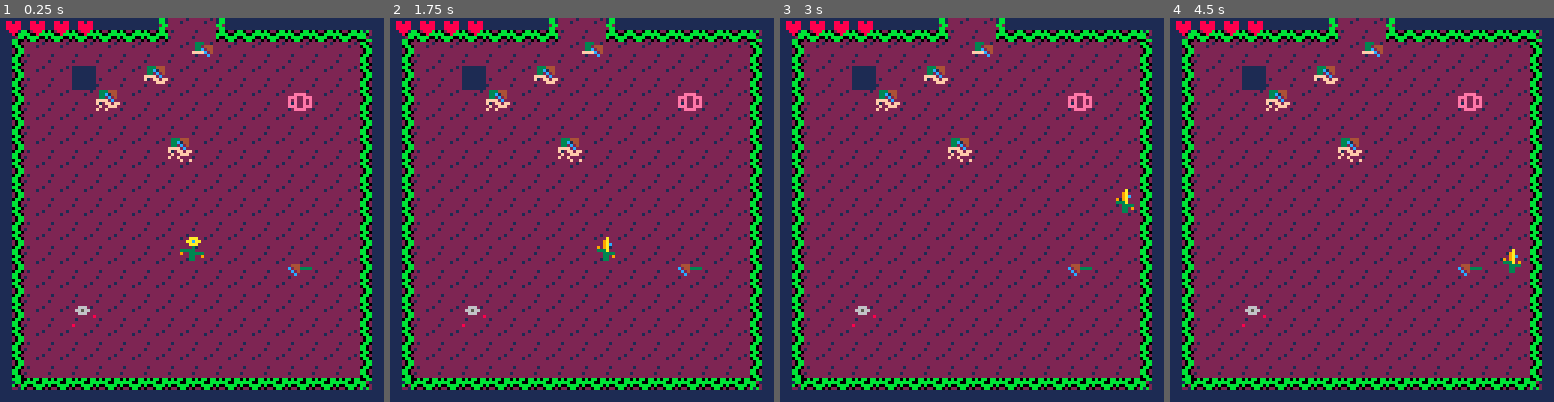
Above: before the commit, frames 1-4 (left to right).
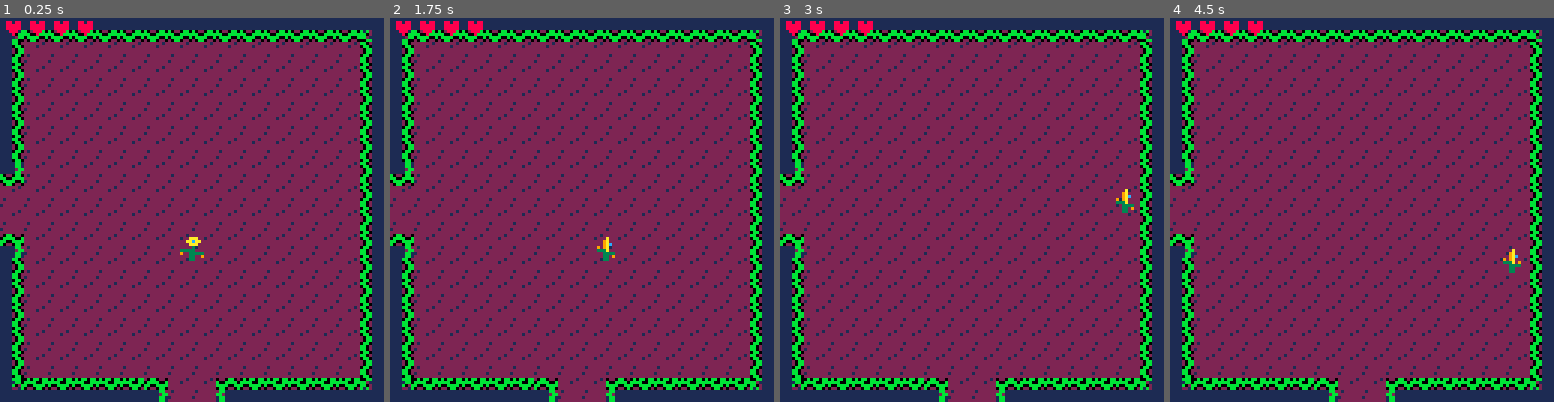
Above: after the commit, the same moments.

Repository: acwright/PICO-8
Game: PICO-8 cartridge ldjam/ldjam.p8
The game is run twice, just before and just after one commit, with the same random seed, the same clock (stepped at 60 frames per second) and the same inputs.
Inputs:
- Up to frame 1 (0.25 s): no input
- Up to frame 2 (1.75 s): tap X (X key) at 0.33, 1.07 s; tap O (Z key) at 0.7, 1.7 s; hold Right from 1.6 s (still down)
- Up to frame 3 (3 s): tap X (X key) at 1.85, 2.97 s; release Right at 2.1 s; tap O (Z key) at 2.1, 2.5, 2.9 s; hold Up 2.15-2.42 s; hold Right from 2.47 s (still down)
- Up to frame 4 (4.5 s): release Right at 3.03 s; hold Left 3.08-3.58 s; tap O (Z key) at 3.3, 3.7, 4.1 s; hold Down 3.63-3.97 s; hold Right from 4.02 s (still down); tap X (X key) at 4.08 s

The runs differ from the first frame. In frame 1, 4.6% of the frame differs, in the area x 0-82%, y 0-100%; in frame 2, 4.6%; in frame 3, 4.6%; in frame 4, 4.6%.

Commit message:
Level 4 map correct

Diff:
--- a/ldjam/ldjam.p8
+++ b/ldjam/ldjam.p8
@@ -62,7 +62,7 @@
 
 function init_game()
 	rooms=init_rooms()
-	room=rooms[19]
+	room=rooms[125]
 
 	player=init_player()
 	waves={}
@@ -825,41 +825,114 @@
 	--level 4
 
 	local room_102=init_room(1,{nil,103,nil,nil},{
+		init_item(0,6,17),
+		init_item(0,7,17),
+		init_item(0,8,17),
+		init_item(0,9,17),
+		init_item(6,0,2),
+		init_item(7,0,2),
+		init_item(8,0,2),
+		init_item(9,0,2),
+		init_item(6,15,34),
+		init_item(7,15,34),
+		init_item(8,15,34),
+		init_item(9,15,34),
 		init_down_elevator(80),
 		init_up_elevator(139)
 	})
-	local room_103=init_room(0,{102,104,nil,108},{})
-	local room_104=init_room(0,{103,105,nil,109},{})
+	local room_103=init_room(0,{102,104,nil,108},{
+		init_item(6,0,2),
+		init_item(7,0,2),
+		init_item(8,0,2),
+		init_item(9,0,2)
+	})
+	local room_104=init_room(0,{103,105,nil,109},{
+		init_item(6,0,2),
+		init_item(7,0,2),
+		init_item(8,0,2),
+		init_item(9,0,2)
+	})
 	local room_105=init_room(2,{104,106,nil,nil},{})
 	local room_106=init_room(2,{105,107,nil,nil},{})
-	local room_107=init_room(12,{106,nil,nil,110},{})
-	local room_108=init_room(0,{nil,109,103,112},{})
-	local room_109=init_room(0,{108,nil,104,nil},{})
+	local room_107=init_room(8,{106,nil,nil,110},{})
+	local room_108=init_room(0,{nil,109,103,112},{
+		init_item(0,6,17),
+		init_item(0,7,17),
+		init_item(0,8,17),
+		init_item(0,9,17)
+	})
+	local room_109=init_room(10,{108,nil,104,nil},{})
 	local room_110=init_room(7,{nil,111,107,115},{})
-	local room_111=init_room(0,{110,nil,nil,nil},{})
+	local room_111=init_room(14,{110,nil,nil,nil},{})
 	local room_112=init_room(3,{nil,nil,108,116},{})
-	local room_113=init_room(0,{nil,114,nil,nil},{})
-	local room_114=init_room(0,{113,nil,nil,119},{})
-	local room_115=init_room(0,{nil,nil,110,nil},{})
+	local room_113=init_room(0,{nil,114,nil,nil},{
+		init_item(0,6,17),
+		init_item(0,7,17),
+		init_item(0,8,17),
+		init_item(0,9,17),
+		init_item(6,0,2),
+		init_item(7,0,2),
+		init_item(8,0,2),
+		init_item(9,0,2),
+		init_item(6,15,34),
+		init_item(7,15,34),
+		init_item(8,15,34),
+		init_item(9,15,34)
+	})
+	local room_114=init_room(8,{113,nil,nil,119},{})
+	local room_115=init_room(13,{nil,nil,110,nil},{})
 	local room_116=init_room(9,{nil,117,112,nil},{})
 	local room_117=init_room(2,{116,118,nil,nil},{})
-	local room_118=init_room(0,{nil,119,nil,120},{})
-	local room_119=init_room(0,{118,nil,114,nil},{})
-	local room_120=init_room(0,{nil,121,118,nil},{})
-	local room_121=init_room(0,{120,nil,nil,127},{})
-	local room_122=init_room(0,{nil,123,nil,129},{})
-	local room_123=init_room(0,{122,124,nil,130},{})
-	local room_124=init_room(12,{123,nil,nil,131},{})
+	local room_118=init_room(0,{117,119,nil,120},{
+		init_item(6,0,2),
+		init_item(7,0,2),
+		init_item(8,0,2),
+		init_item(9,0,2)
+	})
+	local room_119=init_room(10,{118,nil,114,nil},{})
+	local room_120=init_room(9,{nil,121,118,nil},{})
+	local room_121=init_room(8,{120,nil,nil,127},{})
+	local room_122=init_room(11,{nil,123,nil,129},{})
+	local room_123=init_room(0,{122,124,nil,130},{
+		init_item(6,0,2),
+		init_item(7,0,2),
+		init_item(8,0,2),
+		init_item(9,0,2)
+	})
+	local room_124=init_room(8,{123,nil,nil,131},{})
 	local room_125=init_room(11,{nil,126,nil,132},{})
-	local room_126=init_room(0,{125,127,nil,nil},{})
-	local room_127=init_room(8,{126,128,121,134},{})
-	local room_128=init_room(0,{127,129,nil,nil},{})
-	local room_129=init_room(0,{128,130,122,nil},{})
-	local room_130=init_room(0,{129,nil,123,nil},{})
+	local room_126=init_room(0,{125,127,nil,nil},{
+		init_item(6,0,2),
+		init_item(7,0,2),
+		init_item(8,0,2),
+		init_item(9,0,2),
+		init_item(6,15,34),
+		init_item(7,15,34),
+		init_item(8,15,34),
+		init_item(9,15,34)
+	})
+	local room_127=init_room(0,{126,128,121,134},{})
+	local room_128=init_room(0,{127,129,nil,nil},{
+		init_item(6,0,2),
+		init_item(7,0,2),
+		init_item(8,0,2),
+		init_item(9,0,2),
+		init_item(6,15,34),
+		init_item(7,15,34),
+		init_item(8,15,34),
+		init_item(9,15,34)
+	})
+	local room_129=init_room(0,{128,130,122,nil},{
+		init_item(6,15,34),
+		init_item(7,15,34),
+		init_item(8,15,34),
+		init_item(9,15,34)
+	})
+	local room_130=init_room(10,{129,nil,123,nil},{})
 	local room_131=init_room(3,{nil,nil,124,138},{})
 	local room_132=init_room(9,{nil,133,125,nil},{})
 	local room_133=init_room(14,{132,nil,nil,nil},{})
-	local room_134=init_room(0,{nil,135,127,nil},{})
+	local room_134=init_room(9,{nil,135,127,nil},{})
 	local room_135=init_room(2,{134,136,nil,nil},{})
 	local room_136=init_room(2,{135,137,nil,nil},{})
 	local room_137=init_room(2,{136,138,nil,nil},{})
